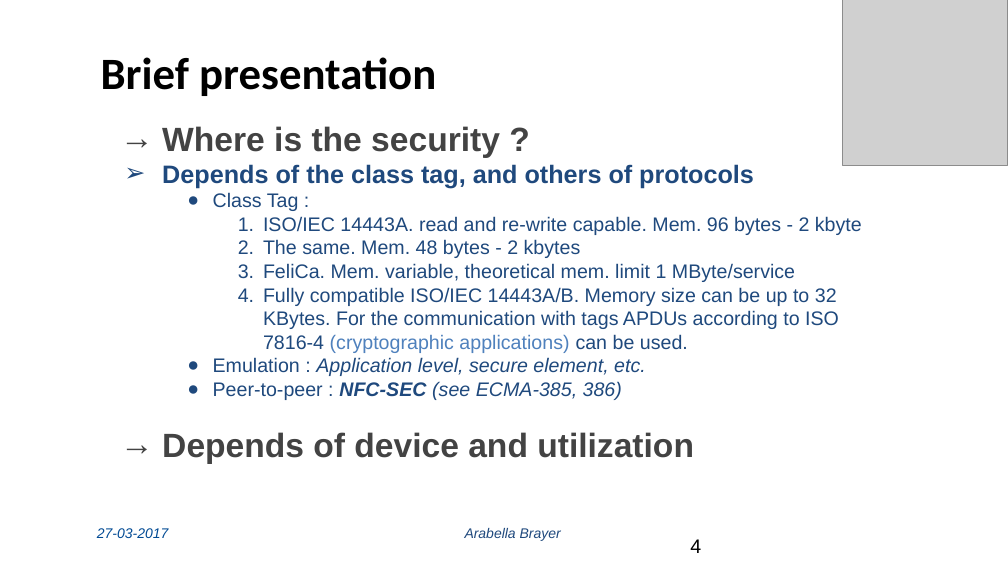
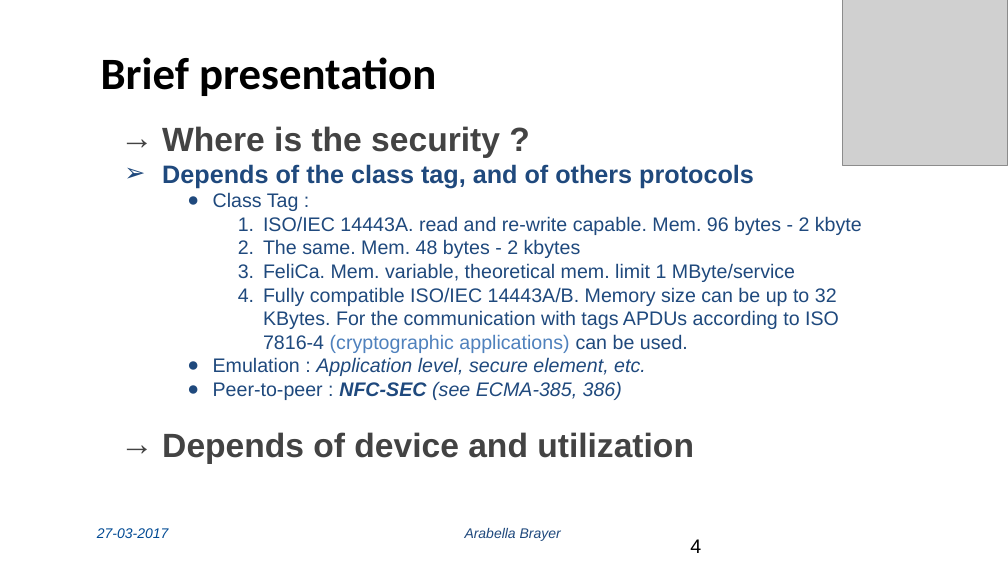
Before and after one commit to subsib/NFC, a slide deck: slide 4 of Near Field Communication (NFC).pptx. Drawn at 1008x567 pixels with LibreOffice and Linux fonts; fonts in the diff are those of the drawing; grey boxes stand for pictures; background and template pictures are left out. Boxes give left, top, right and bottom in pixels: in the first picture for what was removed or moved away, otherwise in the second. Text is boxed around its words. In the diff, an @@ line names an element or a change of style, - is before the commit and + after.

Commit message:
last update

```diff
--- a/Near Field Communication (NFC).pptx
+++ b/Near Field Communication (NFC).pptx
@@ text at (162,164,754,188): text changed @@
-➢ Depends of the class tag, and others of protocols
+➢ Depends of the class tag, and of others protocols
```
Also in this commit, not shown: 1 other slide changed.
